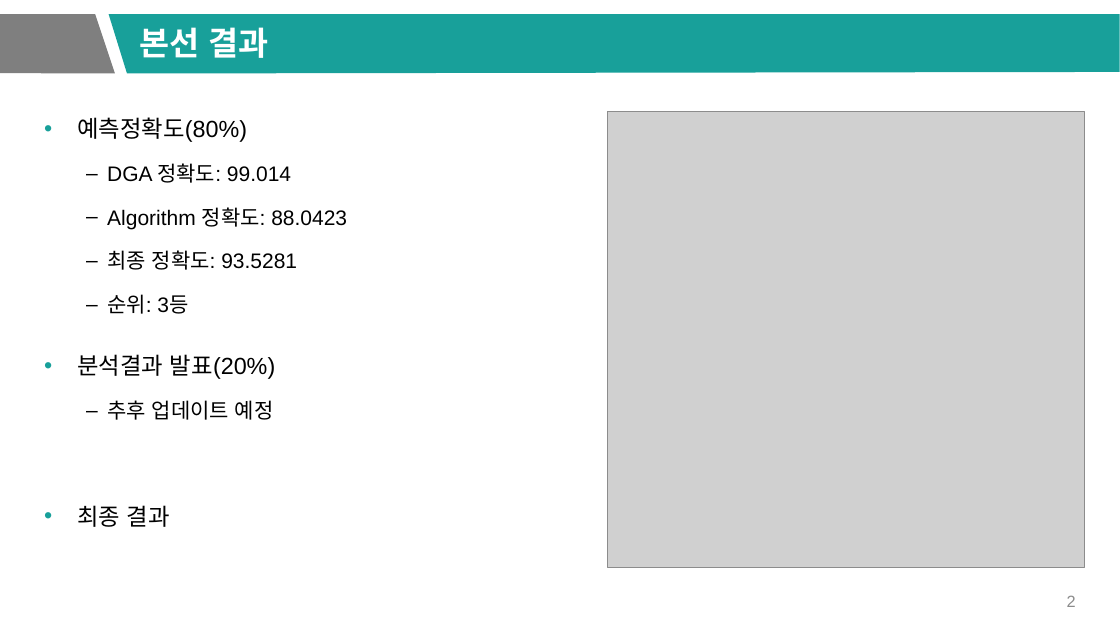
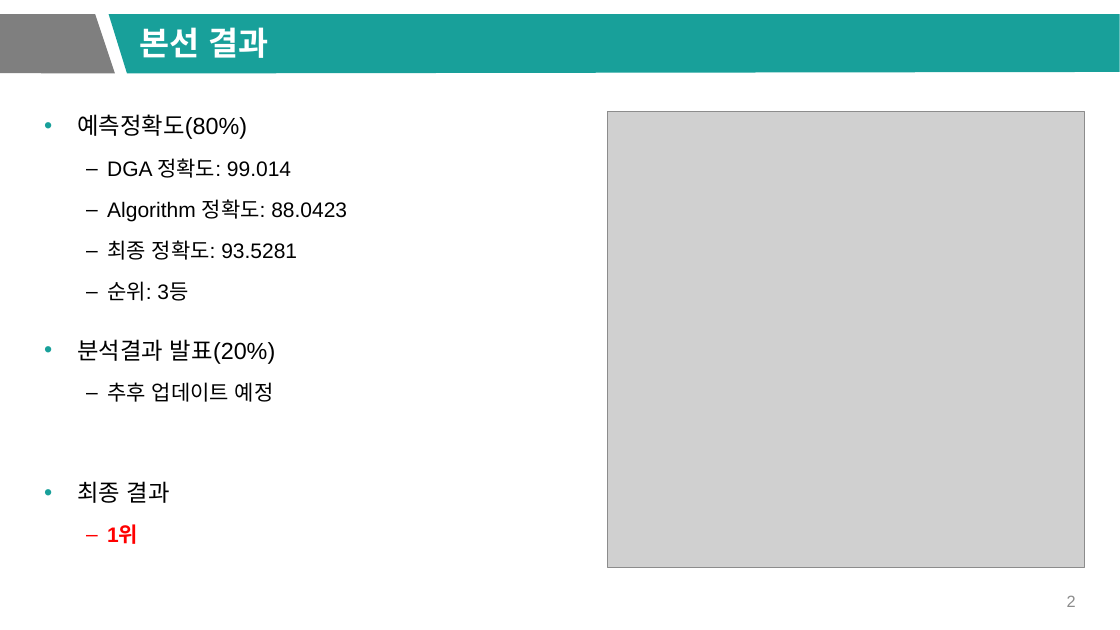
Before and after one commit to Juhong-Namgung/K-Cyber, a slide deck: slide 2 of presentation/트랙7_DKE_191125(향후계획).pptx. Drawn at 1120x630 pixels with LibreOffice and Linux fonts; fonts in the diff are those of the drawing; grey boxes stand for pictures; background and template pictures are left out. Boxes give left, top, right and bottom in pixels: in the first picture for what was removed or moved away, otherwise in the second. Text is boxed around its words. In the diff, an @@ line names an element or a change of style, - is before the commit and + after.

Commit message:
Update presentation file

```diff
--- a/presentation/트랙7_DKE_191125(향후계획).pptx
+++ b/presentation/트랙7_DKE_191125(향후계획).pptx
@@ text at bbox=[77, 114, 347, 503]: line spacing 1.5 to 1.4 @@
@@ text at bbox=[107, 526, 138, 544]: paragraph added @@
+  – 1위
```
